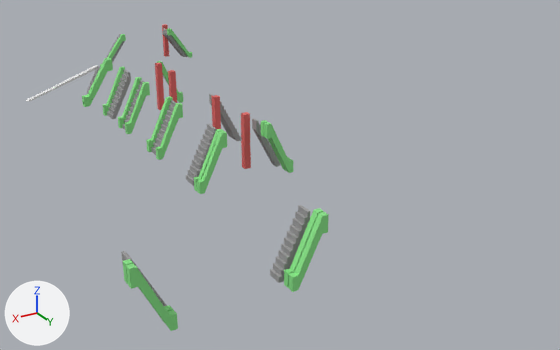
Before and after pictures for a commit that changed the FBX model Assets/models/2F-1F.fbx.
Camera for both pictures: a 50 mm camera at (49.7, 243.0, 71.6) aimed at (-74.0, 36.9, -31.4). Lighting does not change. The marker at lower left points along +X, +Y and +Z. The older version comes first. Where no turn or scale is listed for an object, it has been applied to the vertices.

Names of what the first picture shows: 'エスカレーター.008', 'エスカレーター.011', 'エスカレーター.017', 'エスカレーター.018', 'エスカレーター.030', 'エスカレーター.031', 'エスカレーター.033', 'エレベーター.005', 'スロープ', '階段.013', '階段.014', '階段.026' and 23 more.
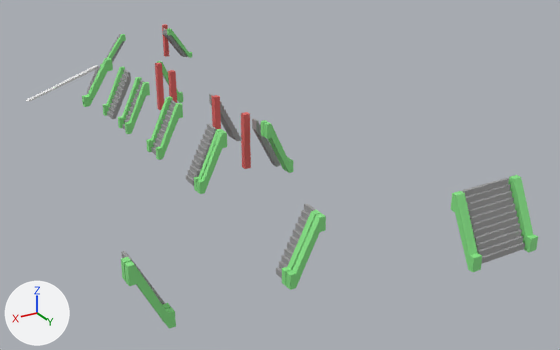
Where the newer file only moved an object's origin or applied its transform, the numbers keep the older frame.

Changed parts and their boxes [x1, y1, x2, y2] in the pictures (560 x 350 px):
'階段.037', added
    after: [462, 178, 525, 264]
'階段.026', moved
    before: [270, 205, 310, 283]
    after: [276, 203, 316, 278]
'エスカレーター.031', reshaped, moved, rescaled
    before: [289, 212, 329, 292]
    after: [286, 213, 326, 290]
'エスカレーター.039', added (green)
    after: [451, 191, 482, 272]
'エスカレーター.038', added (green)
    after: [508, 175, 538, 252]
'エスカレーター.030', reshaped, moved, rescaled
    before: [284, 208, 323, 288]
    after: [282, 210, 321, 286]

The edits, one by one:
me_立方体_086 is used by ob_階段_026; location (-33.0, 110.0, -12.7).
me_立方体_086 had 50 vertices, 27 faces and spanned x -3.9..4.4, y -1.9..1.9, z -7.8..8.3.
me_立方体_086 now has 50 vertices, 27 faces and spans x -5.4..2.8, y -1.9..1.9, z -7.8..8.3.
me_立方体_086 part 1: the whole mesh is moved by (-1.6, 0.0, 0.0).
me_立方体_085 is used by ob_エスカレーター_031; location (-34.0, 116.0, -12.0); rotation (1.571, 0.0, -0.000213), in degrees (90, 0, -0).
me_立方体_085 had 16 vertices, 14 faces and spanned x -4.5..4.7, y -8.5..8.4, z -0.8..0.8.
me_立方体_085 now has 16 vertices, 14 faces and spans x -461.3..453.7, y -800.9..804.0, z -84.4..84.4.
me_立方体_085 part 2: 16 of 16 vertices moved; they spanned x -4.5..4.7, y -8.5..8.4, z -0.8..0.8 and now span x -461.3..453.7, y -800.9..804.0, z -84.4..84.4; mean shift (-3.9, 6.8, 0.0).
me_立方体_075 is used by ob_エスカレーター_030; location (-34.0, 114.0, -12.0); rotation (1.571, 0.0, -0.000213), in degrees (90, 0, -0).
me_立方体_075 had 16 vertices, 14 faces and spanned x -4.5..4.7, y -8.5..8.4, z -0.8..0.8.
me_立方体_075 now has 16 vertices, 14 faces and spans x -461.3..453.7, y -800.9..804.0, z -84.4..84.4.
me_立方体_075 part 3: 16 of 16 vertices moved; they spanned x -4.5..4.7, y -8.5..8.4, z -0.8..0.8 and now span x -461.3..453.7, y -800.9..804.0, z -84.4..84.4; mean shift (-3.9, 6.8, 0.0).
Mesh me_立方体_145 is new.
It has 16 vertices, 14 faces and spans x -1.3..1.3, y -4.5..4.7, z -8.5..8.4.
It uses material mat_エスカレーター (green #89e789).
Mesh me_立方体_143 is new.
It has 50 vertices, 27 faces and spans x -7.3..7.3, y -3.9..4.4, z -7.8..8.2.
It uses material mat_階段 (grey #9e9e9e).
Object 'エスカレーター.031' (ob_エスカレーター_031) moves from (-34.0, 116.0, -12.0) to (-33.8, 115.0, -12.5).
Object 'エスカレーター.031' (ob_エスカレーター_031) is rescaled from (1.0, 1.0, 1.0) to (0.01, 0.01, 0.01).
Object 'エスカレーター.030' (ob_エスカレーター_030) moves from (-34.0, 114.0, -12.0) to (-33.8, 113.0, -12.5).
Object 'エスカレーター.030' (ob_エスカレーター_030) is rescaled from (1.0, 1.0, 1.0) to (0.01, 0.01, 0.01).
Object 'エスカレーター.038' (ob_エスカレーター_038) is new; it shows me_立方体_145.
Its location is (-90.7, 125.5, -12.9).
Object 'エスカレーター.039' (ob_エスカレーター_039) is new; it shows a copy of me_立方体_145.
Its location is (-72.0, 125.5, -12.9).
Object '階段.037' (ob_階段_037) is new; it shows me_立方体_143.
Its location is (-81.3, 124.9, -12.7).
